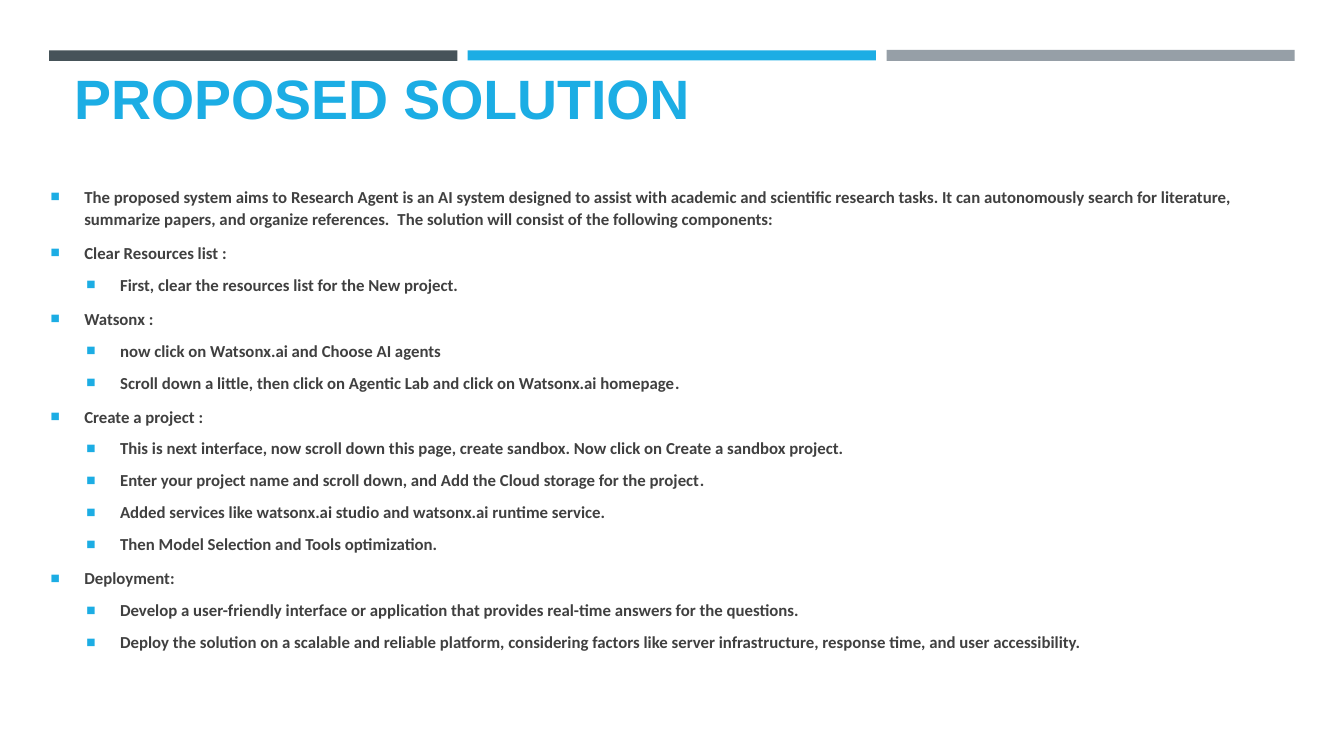
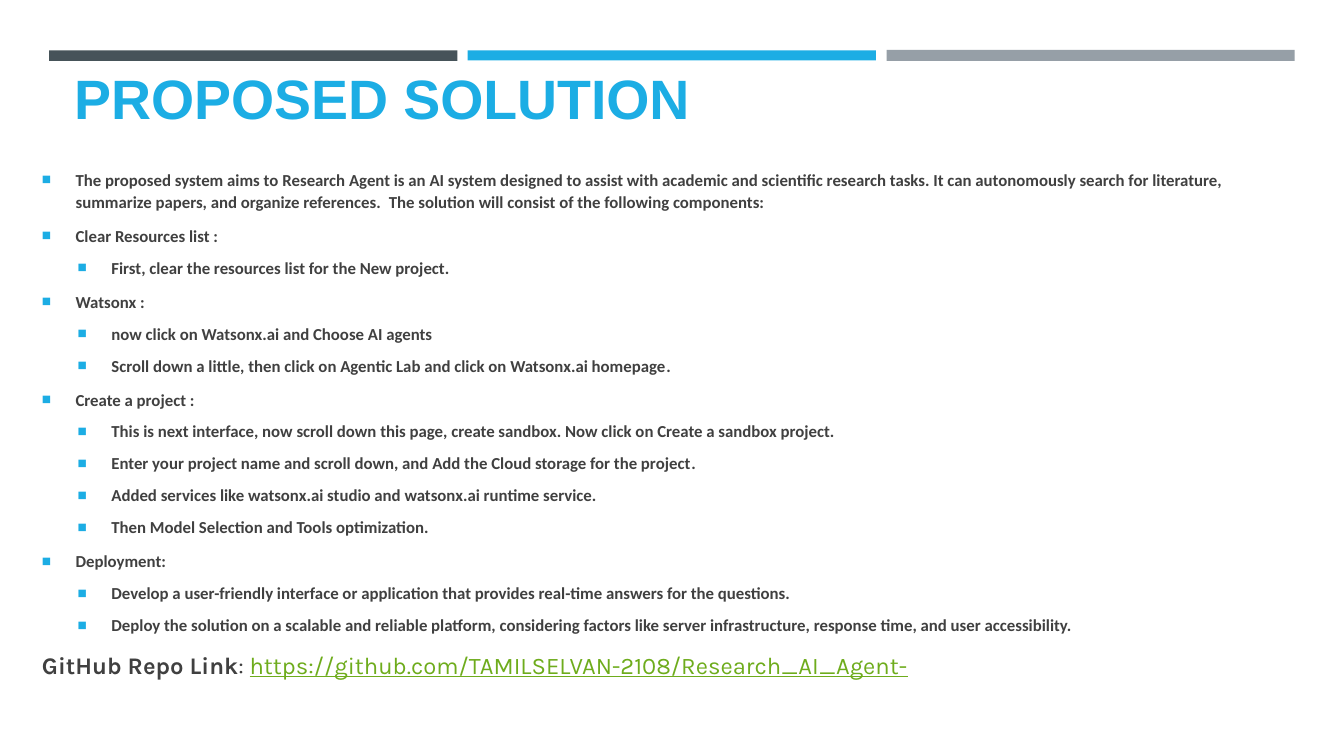
Before and after one commit to TAMILSELVAN-2108/Research_AI_Agent-, a slide deck: slide 4 of IBM Research agent project.pptx. Drawn at 1344x756 pixels with LibreOffice and Linux fonts; fonts in the diff are those of the drawing; background and template pictures are left out. Boxes give left, top, right and bottom in pixels: in the first picture for what was removed or moved away, otherwise in the second. Text is boxed around its words. In the diff, an @@ line names an element or a change of style, - is before the commit and + after.

```diff
--- a/IBM Research agent project.pptx
+++ b/IBM Research agent project.pptx
@@ text "The proposed system aims to ...": place and size @@
-text "The proposed system aims to ..." at box(84, 191, 1230, 651)
+text "The proposed system aims to ..." at box(42, 174, 1221, 680)
@@ text at box(42, 656, 907, 680): paragraph added @@
+GitHub Repo Link: https://github.com/TAMILSELVAN-2108/Research_AI_Agent-
```
Also in this commit, not shown: 1 other slide changed.
